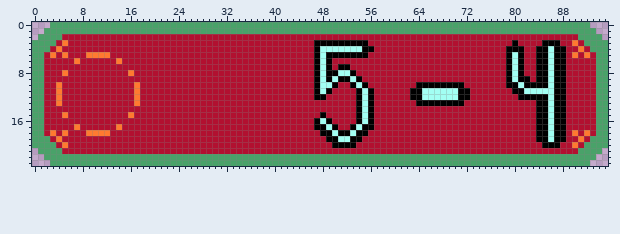
One commit to this pixel-art file: Assets/Raw/Sprites/Menu/LevelSelect/54.aseprite. Above is the file before it was changed.
96x24 pixels, 1 frame.
Once edited:
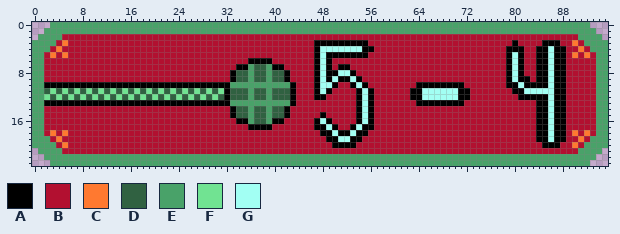
Palette (. is transparent): A #000000  B #b21030  C #ff7930  D #306141  E #49a269  F #71e392  G #a2fff3
Change:
Layers "Number", "Layer 1":
The edit turns colour B into colour A in row 6 at x 36 to 39; in row 7 at x 34 to 35 and 40 to 41; in rows 8 to 9 at x 33 and 42; in row 10 at x 2 to 3, 5 to 16, 18 to 32 and 43; in rows 11 to 12 at x 32 and 43; in row 13 at x 2 to 3, 5 to 16, 18 to 32 and 43.
The edit turns colour B into colour A in rows 14 to 15 at x 33 and 42; in row 16 at x 34 to 35 and 40 to 41; in row 17 at x 36 to 39.
The edit turns colour C into colour A in row 10 at x 4 and 17; in row 13 at x 4 and 17.
The edit turns colour C into colour B in row 5 at x 9 to 12; in row 6 at x 7 and 14; in row 8 at x 5 and 16; in row 15 at x 5 and 16; in row 17 at x 7 and 14; in row 18 at x 9 to 12.
The edit turns colour B into colour D in row 7 at x 37 to 38; in rows 8 to 9 at x 34 to 35, 37 to 38 and 40 to 41; in row 11 at x 2, 6, 8, 10, 12, 14, 16, 18, 20, 22, 24, 26, 28, 30, 33 to 35, 37 to 38 and 40 to 42; in row 12 at x 3, 5, 7, 9, 11, 13, 15, 19, 21, 23, 25, 27, 29, 31, 33 to 35, 37 to 38 and 40 to 42; in rows 14 to 15 at x 34 to 35, 37 to 38 and 40 to 41; in row 16 at x 37 to 38.
The edit turns colour C into colour D in row 11 at x 4; in row 12 at x 17.
The edit turns colour B into colour E in rows 7 to 9 at x 36 and 39; in row 10 at x 33 to 42; in rows 11 to 12 at x 36 and 39; in row 13 at x 33 to 42; in rows 14 to 16 at x 36 and 39.
The edit turns colour B into colour F in row 11 at x 3, 5, 7, 9, 11, 13, 15, 19, 21, 23, 25, 27, 29 and 31; in row 12 at x 2, 6, 8, 10, 12, 14, 16, 18, 20, 22, 24, 26, 28 and 30.
The edit turns colour C into colour F in row 11 at x 17; in row 12 at x 4.
Pixel boxes of the changes (left, top, right, bottom) in both pictures:
changed: (44, 52, 296, 136)
